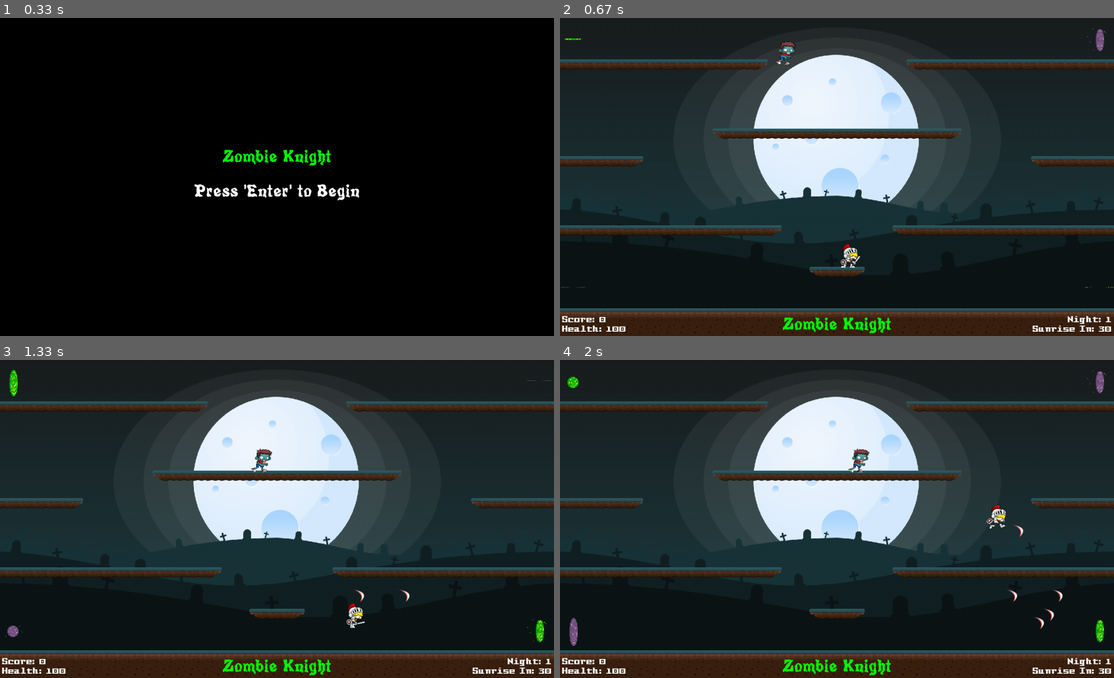
Above: before the commit, frames 1-4 (two rows, left to right).
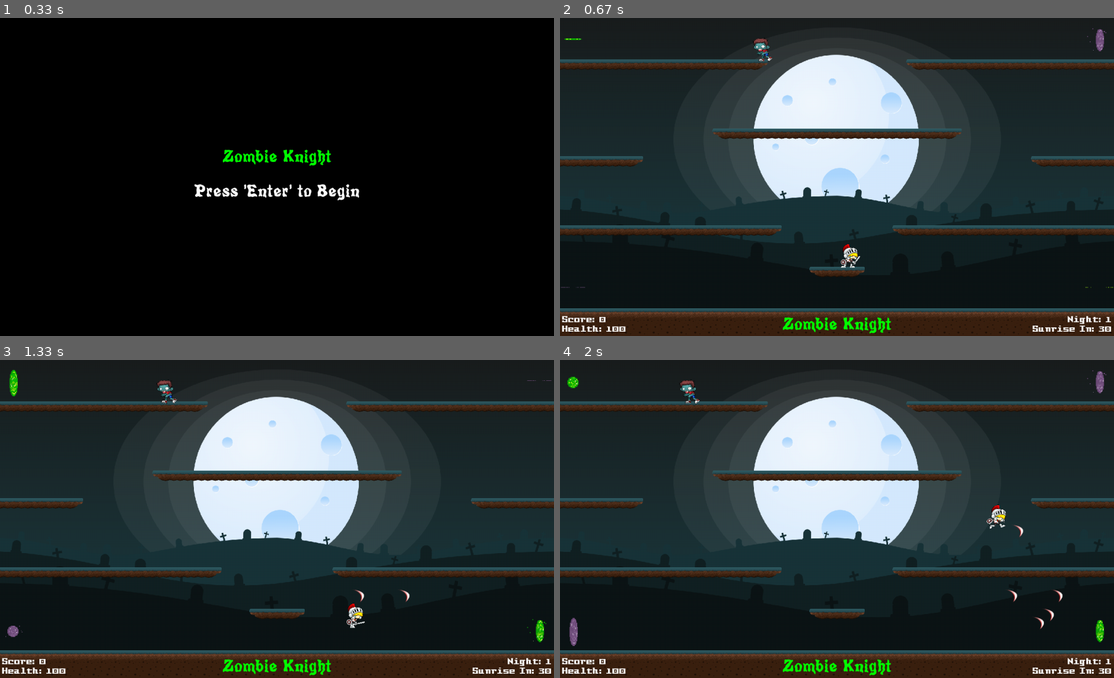
Above: after the commit, the same moments.

Repository: mr4s/CourseProjects
Game: pygame game, started from pygames/ZombieKnight/code/main.py
Same seed, same stepped clock (60 frames per second), same inputs: the game is played once before the commit and once after it.
Inputs:
- Up to frame 1 (0.33 s): no input
- Up to frame 2 (0.67 s): tap Enter at 0.33 s
- Up to frame 3 (1.33 s): tap Space at 0.67, 1.07 s; hold Right from 1 s (still down)
- Up to frame 4 (2 s): tap Space at 1.37, 1.57, 1.9 s; release Right at 1.47 s; hold Up 1.5-1.8 s; hold Right from 1.83 s (still down)

Frame 1 is identical in both runs. In frame 2, 0.3% of the frame differs, in the area x 34-43%, y 6-15%; in frame 3, 0.3%; in frame 4, 0.3%, in the area x 21-56%, y 6-36%.

Commit message:
Zombies working, player getting attacked

Diff:
--- a/pygames/ZombieKnight/code/game.py
+++ b/pygames/ZombieKnight/code/game.py
@@ -3,9 +3,6 @@
 from zombies import Zombie
 from portals import Green_Portal, Purple_Portal
 from setup import *
-
-STARTING_TIME = 30
-STARTING_HEALTH = 100
 
 class Game():
     def __init__(self):
@@ -22,8 +19,6 @@
 
         self.begin = False
 
-        self.score = 0
-        self.health = STARTING_HEALTH
         self.night = 1
         self.tts = STARTING_TIME
 
@@ -38,8 +33,8 @@
                 t.update()
 
             self.portal_group.update()
-            self.player_group.update(self.tile_group, self.portal_group, attack)
-            self.zombie_group.update(self.player_group.sprites()[0].rect.center, (WINDOW_WIDTH, WINDOW_HEIGHT), self.tile_group)
+            self.player_group.update(self.tile_group, self.portal_group, self.zombie_group, attack)
+            self.zombie_group.update(self.player_group.sprites()[0].rect.center, self.portal_group, self.tile_group)
 
             self.blit_text()
             self.portal_group.draw(display_surface)
@@ -47,8 +42,8 @@
             self.zombie_group.draw(display_surface)
 
     def blit_text(self):
-        score_txt = self.pixel_font.render(f"Score: {self.score}", True, WHITE)
-        health_txt = self.pixel_font.render(f"Health: {self.health}", True, WHITE)
+        score_txt = self.pixel_font.render(f"Score: {self.player_group.sprites()[0].score}", True, WHITE)
+        health_txt = self.pixel_font.render(f"Health: {self.player_group.sprites()[0].health}", True, WHITE)
         night_txt = self.pixel_font.render(f"Night: {self.night}", True, WHITE)
         sunrise_txt = self.pixel_font.render(f"Sunrise In: {self.tts}", True, WHITE)
 
@@ -99,8 +94,8 @@
 
         self.initialize_tiles(tile_map)
         self.initialize_player(tile_map)
+        self.initialize_portals(tile_map)
         self.initialize_zombies()
-        self.initialize_portals(tile_map)
 
     def initialize_portals(self, tile_map):
         self.portal_group = pygame.sprite.Group()
@@ -123,7 +118,7 @@
         self.zombie_group = pygame.sprite.Group()
 
         x = random.randint(0, WINDOW_WIDTH-32)
-        zombie = Zombie(x, 0, random.choice(["boy", "girl"]))
+        zombie = Zombie(x, 0, self.portal_group, random.choice(["boy", "girl"]))
         self.zombie_group.add(zombie)
 
     def initialize_tiles(self, tile_map):
--- a/pygames/ZombieKnight/code/player.py
+++ b/pygames/ZombieKnight/code/player.py
@@ -1,4 +1,4 @@
-import pygame
+import pygame, random
 from setup import *
 
 Vector = pygame.math.Vector2
@@ -27,7 +27,10 @@
         self.load_images()
         self.slash_group = pygame.sprite.Group()
 
-    def update(self, tile_group, portal_group, attack=False):
+        self.score = 0
+        self.health = STARTING_HEALTH
+
+    def update(self, tile_group, portal_group, zombie_group, attack=False):
         #mask
         self.mask = pygame.mask.from_surface(self.image)
 
@@ -36,6 +39,7 @@
 
         if attack:
             self.attack()
+        self.get_attacked(zombie_group)
         self.slash_group.update()
         self.slash_group.draw(display_surface)
 
@@ -146,6 +150,13 @@
         else:
             slash.throw(self.rect.left, self.rect.centery, "left")
             self.animate(self.attack_left, 0.9)
+
+    def get_attacked(self, zombie_group):
+        if pygame.sprite.spritecollide(self, zombie_group, False, pygame.sprite.collide_mask):
+            self.position = Vector(random.randint(70, WINDOW_WIDTH-70), 80)
+
+            if self.health > 0:
+                self.health -= 10
 
     def go_through_portal(self, portal_group):
         portal = pygame.sprite.spritecollide(self, portal_group, False, pygame.sprite.collide_mask)
@@ -171,6 +182,9 @@
         else:
             return []
 
+    def lose(self):
+        pass
+
 class Slash(pygame.sprite.Sprite):
     def __init__(self, x, y):
         super().__init__()
--- a/pygames/ZombieKnight/code/setup.py
+++ b/pygames/ZombieKnight/code/setup.py
@@ -13,8 +13,14 @@
 
 global CAR_SIZE
 
+global STARTING_TIME
+global STARTING_HEALTH
+
 WINDOW_WIDTH  = 1280
 WINDOW_HEIGHT = 736
+
+STARTING_TIME = 30
+STARTING_HEALTH = 100
 
 display_surface = pygame.display.set_mode((WINDOW_WIDTH, WINDOW_HEIGHT))
 
--- a/pygames/ZombieKnight/code/zombies.py
+++ b/pygames/ZombieKnight/code/zombies.py
@@ -1,10 +1,10 @@
-import pygame, random
+import pygame, random, math
 from setup import *
 
 Vector = pygame.math.Vector2
 
 class Zombie(pygame.sprite.Sprite):
-    def __init__(self, x, y, gender="girl"):
+    def __init__(self, x, y, portal_group, gender="girl"):
         super().__init__()
 
         self.sprite = 0
@@ -22,6 +22,8 @@
 
         self.VER_ACC = 0.5
 
+        self.new_portal(portal_group)
+
     def load_images(self, gender):
         self.walk_right = []
         self.dead_right = []
@@ -36,16 +38,17 @@
 
         self.image = self.walk_right[0]
 
-    def update(self, player_location, portal_location, tile_group):
+    def update(self, player_location, portal_group, tile_group):
         self.mask = pygame.mask.from_surface(self.image)
 
-        self.move(player_location, portal_location)
+        self.move(player_location, portal_group)
         self.stay_on_platform(tile_group)
+        self.go_through_portal(portal_group)
 
-    def move(self, player_location, portal_location):
+    def move(self, player_location, portal_group):
         self.acceleration = Vector(0, self.VER_ACC)
 
-        if self.rect.y <= player_location[1]:
+        if self.rect.centery == player_location[1]:
             if self.rect.x < player_location[0]:
                 #go right
                 self.acceleration.x = self.HOR_ACC
@@ -55,12 +58,10 @@
                 self.acceleration.x = -self.HOR_ACC
                 self.animate(self.walk_left)
         else:
-            if self.rect.x < portal_location[0]:
-                #go right
+            if self.acceleration.x > 0:
                 self.acceleration.x = self.HOR_ACC
                 self.animate(self.walk_right)
             else:
-                #go left
                 self.acceleration.x = -self.HOR_ACC
                 self.animate(self.walk_left)
 
@@ -75,12 +76,47 @@
 
         self.rect.bottomleft = self.position
 
+    # def get_closest_portal(self, portal_group):
+    #     return (min(portal_group.sprites(), key=lambda portal:math.hypot(portal.rect.centerx-self.rect.centerx, portal.rect.centery-self.rect.centery)))
+
+    def new_portal(self, portal_group):
+        self.next_portal = random.choice([portal_group.sprites()[2], portal_group.sprites()[3]])
+        if self.rect.x < self.next_portal.rect.x:
+            self.acceleration.x = self.HOR_ACC
+        else:
+            #go left
+            self.acceleration.x = -self.HOR_ACC
+
     def stay_on_platform(self, tile_group):
         collided_platforms = pygame.sprite.spritecollide(self, tile_group, False, pygame.sprite.collide_mask)
 
         if collided_platforms and self.velocity.y > 0:
             self.position.y = collided_platforms[0].rect.top+5
             self.velocity.y = 0
+
+    def go_through_portal(self, portal_group):
+        portal = pygame.sprite.spritecollide(self, portal_group, False, pygame.sprite.collide_mask)
+
+        if portal:
+            portal = portal[0]
+            if portal == portal_group.sprites()[0]:
+                self.position = Vector(portal_group.sprites()[3].rect.left-16, portal_group.sprites()[3].rect.bottom)
+                self.rect.bottomright = self.position
+            elif portal == portal_group.sprites()[1]:
+                self.position = Vector(portal_group.sprites()[2].rect.left+54, portal_group.sprites()[2].rect.bottom)
+                self.rect.bottomleft = self.position
+            elif portal == portal_group.sprites()[2]:
+                self.position = Vector(portal_group.sprites()[1].rect.left-16, portal_group.sprites()[1].rect.bottom)
+                self.rect.bottomright = self.position
+            elif portal == portal_group.sprites()[3]:
+                self.position = Vector(portal_group.sprites()[0].rect.left+54, portal_group.sprites()[0].rect.bottom)
+                self.rect.bottomleft = self.position
+
+
+        if portal:
+            return portal
+        else:
+            return []
 
     def die(self):
         if self.velocity >= 0:
